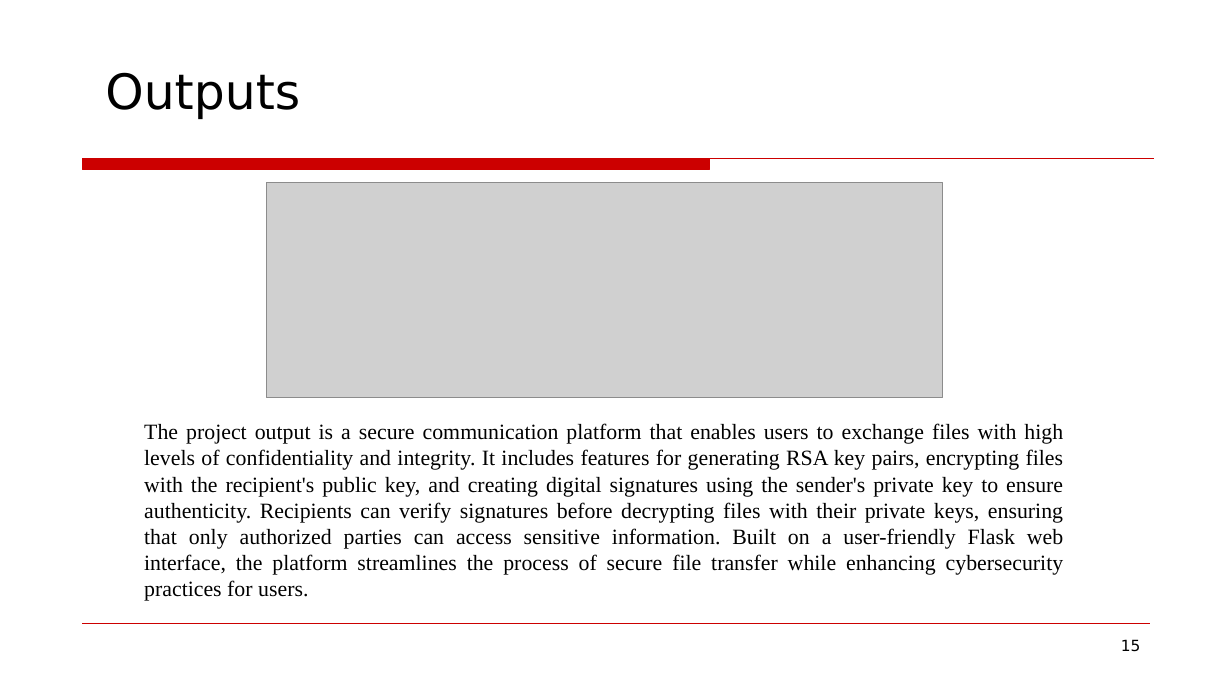
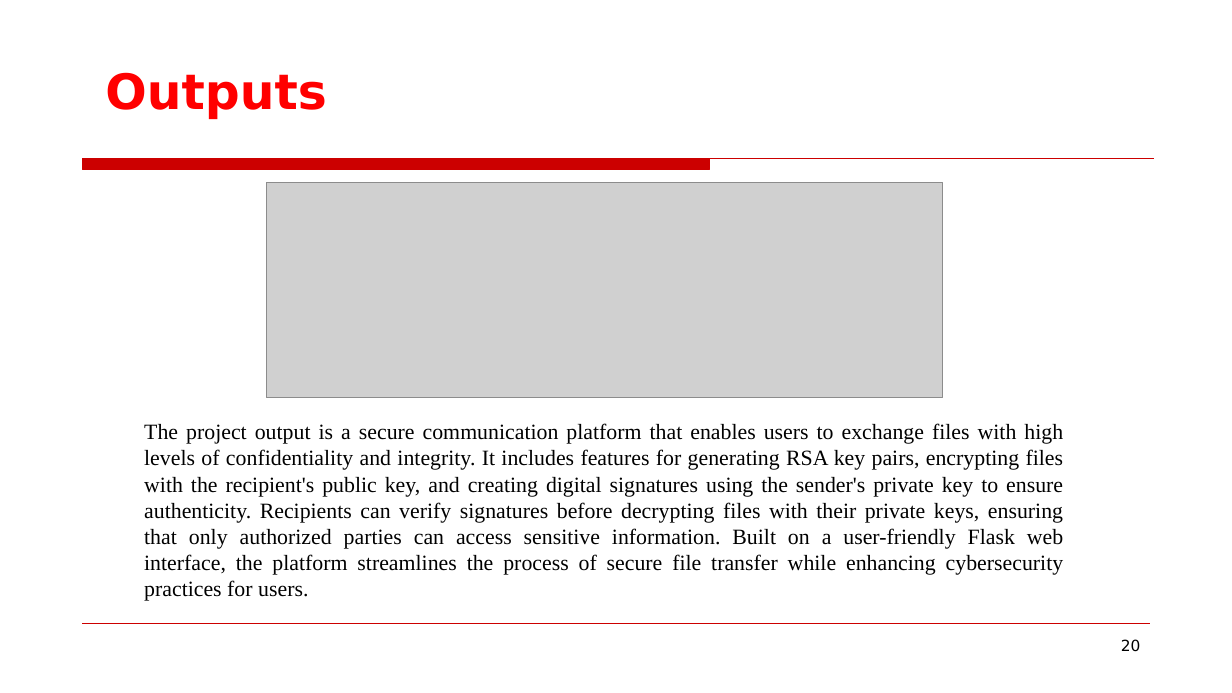
Before and after one commit to guru0005/Mini-Project-for-Data-Science-221801014, a slide deck: slide 20 of PPT/Mini Project for Data Science PPT.pptx (slide 15 before the commit). Drawn at 1232x693 pixels with LibreOffice and Linux fonts; fonts in the diff are those of the drawing; grey boxes stand for pictures; background and template pictures are left out. Boxes give left, top, right and bottom in pixels: in the first picture for what was removed or moved away, otherwise in the second. Text is boxed around its words. In the diff, an @@ line names an element or a change of style, - is before the commit and + after.

```diff
--- a/PPT/Mini Project for Data Science PPT.pptx
+++ b/PPT/Mini Project for Data Science PPT.pptx
@@ text "Outputs" at box(105, 72, 326, 119): text colour #000000 to #FF0000, bold on @@
@@ page number at box(1121, 639, 1141, 652): text changed @@
-15
+20
```
Also in this commit, not shown: 11 other slides changed, 7 slides added.
